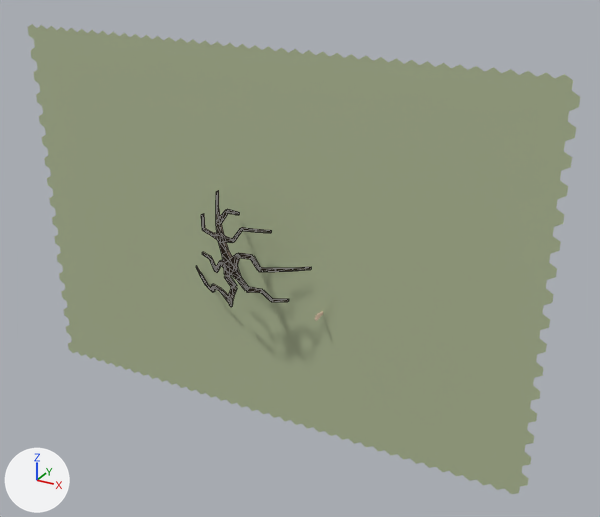
An edit to the glTF model build/tree.glb, drawn before and after from the same camera.
Before and after are seen from a 50 mm camera at (51.0, -82.2, 40.8) aimed at (7.4, -2.9, 1.1). The axes (+X, +Y, +Z) are drawn at lower left. The lights are the same throughout. The picture after the commit comes second. Mesh edges are drawn as thin lines on the coarser meshes. Where no turn or scale is listed for an object, it has been applied to the vertices. Vertices at exactly the same position are counted once.

In view in the first picture: 'branches', 'ground'.
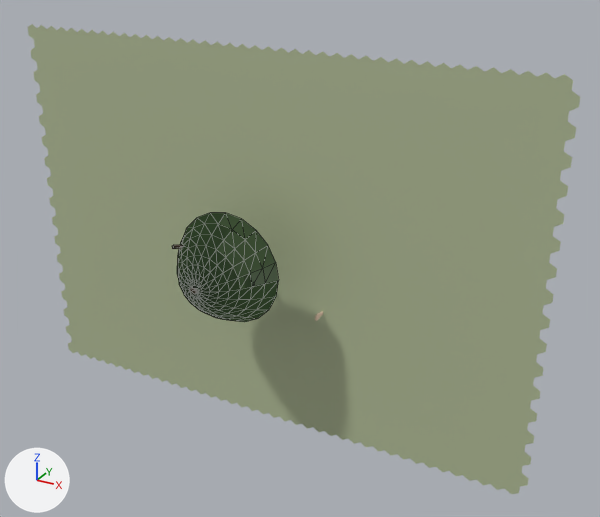
The edits, one by one:
Material 'leaf' (mat_leaf) is new.
Its base color is (0.25, 0.43, 0.21) (green #89af7e).
me_branches is used by ob_branches; location (0.0, 0.0, 0.0).
me_branches had 264 vertices, 160 faces and spanned x -9.5..8.7, y -7.0..-0.5, z -7.6..7.6.
me_branches now has 84 vertices, 48 faces and spans x -5.2..5.4, y -14.6..-5.5, z -4.6..3.2.
me_branches part 1: the loose piece of 6 vertices spanning x 0.9..4.3, y -5.4..-4.4, z 4.3..4.7 is multiplied about its middle by the matrix ((-0.804, -0.69, 0.0), (-0.69, 0.804, 0.0), (0.0, 0.0, -1.06)), then moved by (-6.1, -4.9, -1.5).
me_branches part 2: the loose piece of 6 vertices spanning x 0.9..4.3, y -5.2..-4.3, z 4.3..4.7 is multiplied about its middle by the matrix ((-0.813, -0.681, 0.0), (-0.681, 0.813, 0.0), (0.0, 0.0, -1.06)), then moved by (-6.1, -5.3, -1.5).
me_branches part 3: 48 loose pieces with 220 vertices, spanning x -9.5..8.7, y -7.0..-0.5, z -7.6..6.2, are deleted.
Part 4, on me_branches:
32 vertices are removed from x -4.5..2.0, y -7.0..-2.4, z -3.2..7.6.
28 faces are deleted.
54 vertices are added at x -1.9..5.2, y -14.6..-5.5, z -4.6..3.1.
10 new vertices lie (0.4, 0.0, 0.2) away from vertices in x -1.1..5.0, y -10.2..-7.2, z -3.1..1.4.
8 new vertices lie (0.0, 0.0, 0.4) away from vertices in x 0.9..5.2, y -9.9..-5.5, z -0.2..1.3.
40 new faces join them.
Mesh me_crown is new.
It has 169 vertices, 300 faces and spans x -7.0..7.0, y -14.0..-7.27, z -7.0..7.0.
It uses material mat_leaf (green #89af7e).
Object 'crown' (ob_crown) is new; it shows me_crown.
Its location is (0.0, 0.0, 0.0).

What differs and where, as boxes (x1, y1, x2, y2) in the pictures (600 x 517 px; the box of a moved part takes in the faces that stretch with it):
'crown', added
    after: (177, 213, 279, 322)
'branches', reshaped (mostly hidden afterwards)
    before: (196, 191, 311, 306)
    after: (172, 245, 198, 294)
part 1 of me_branches, moved or reshaped (not visible afterwards)
    before: (241, 228, 271, 233)
part 2 of me_branches, moved or reshaped
    before: (242, 227, 263, 230)
    after: (172, 246, 183, 249)
part 3 of me_branches, deleted
    before: (196, 209, 311, 306)
part 4 of me_branches, moved or reshaped (mostly hidden afterwards)
    before: (216, 191, 249, 290)
    after: (189, 287, 198, 294)
